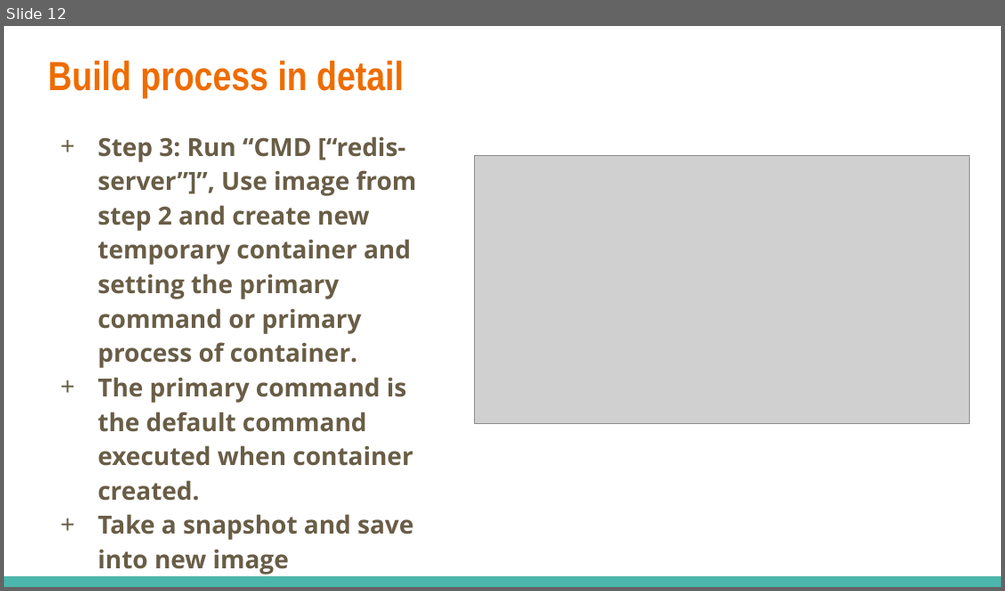
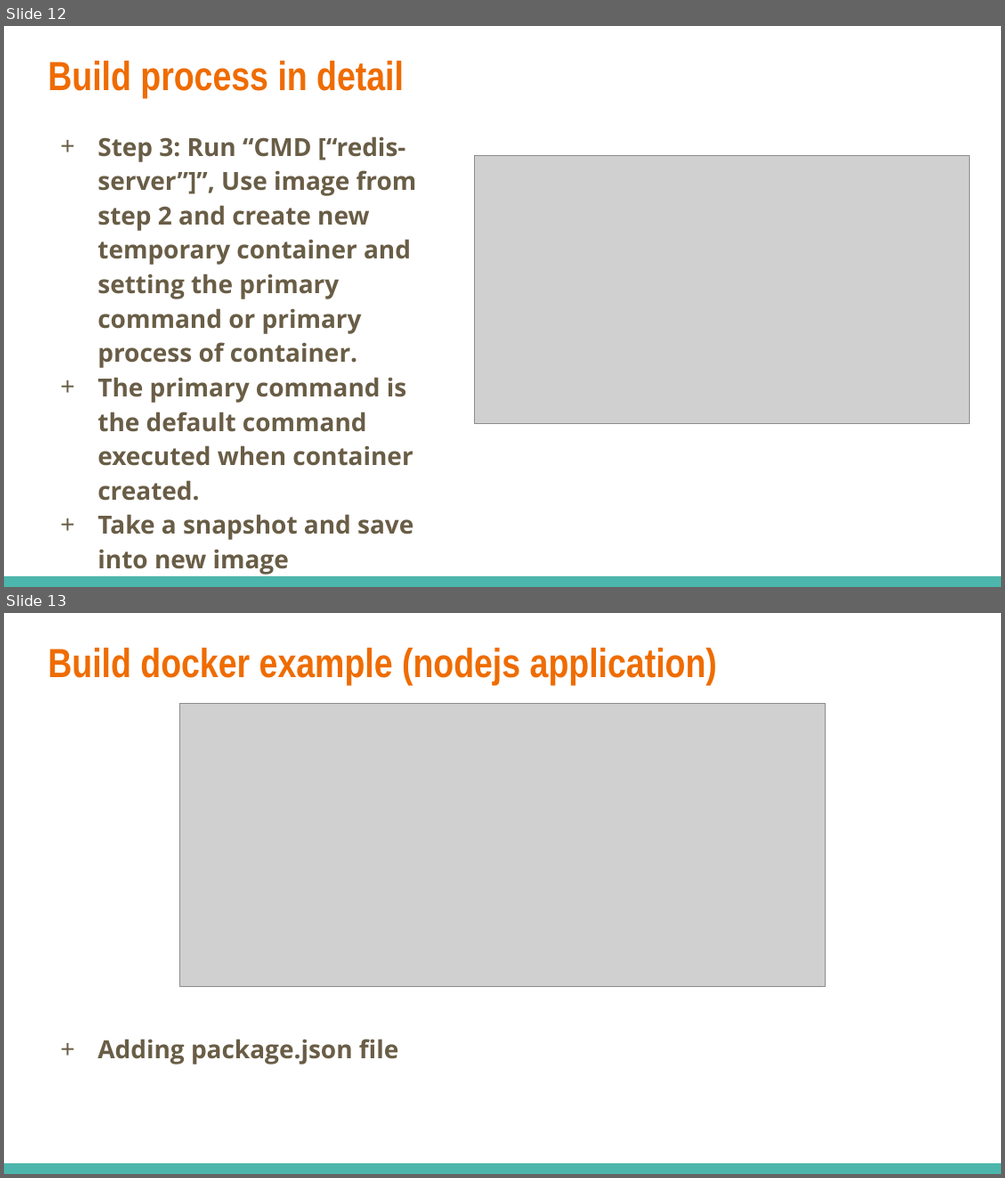
Before and after one commit to dinhhung09138/Learning-Example, a slide deck: Docker - 03 - Build a Custom Images Through Docker.pptx. Shown one above the other, each under a label of ours: slide 12 before the commit, slides 12 and 13 after it. The pictures are 1005x591 and 1005x1178 pixels, drawn with LibreOffice and Linux fonts; fonts in the diff are those of the drawing; grey boxes stand for pictures. Boxes give left, top, right and bottom in pixels: in the first picture for what was removed or moved away, otherwise in the second. Text is boxed around its words. In the diff, an @@ line names an element or a change of style, - is before the commit and + after.

Commit message:
Build docker example

```diff
--- a/Docker - 03 - Build a Custom Images Through Docker.pptx
+++ b/Docker - 03 - Build a Custom Images Through Docker.pptx
@@ slide 13 added at (4, 613, 1001, 1174), background #FFFFFF; not listed: 1 template element that a slide beside it also shows @@
@@ title added at (48, 648, 717, 685), 29.4 pt, text #EF6C00, bold @@
+Build docker example (nodejs application)
@@ picture added at (179, 704, 825, 986) @@
@@ text added at (97, 1038, 398, 1064), 18 pt, text #695D46, bold @@
++ Adding package.json file
```
Also in this commit, not shown: 1 slide changed, 13 other slides added, 3 other files.
